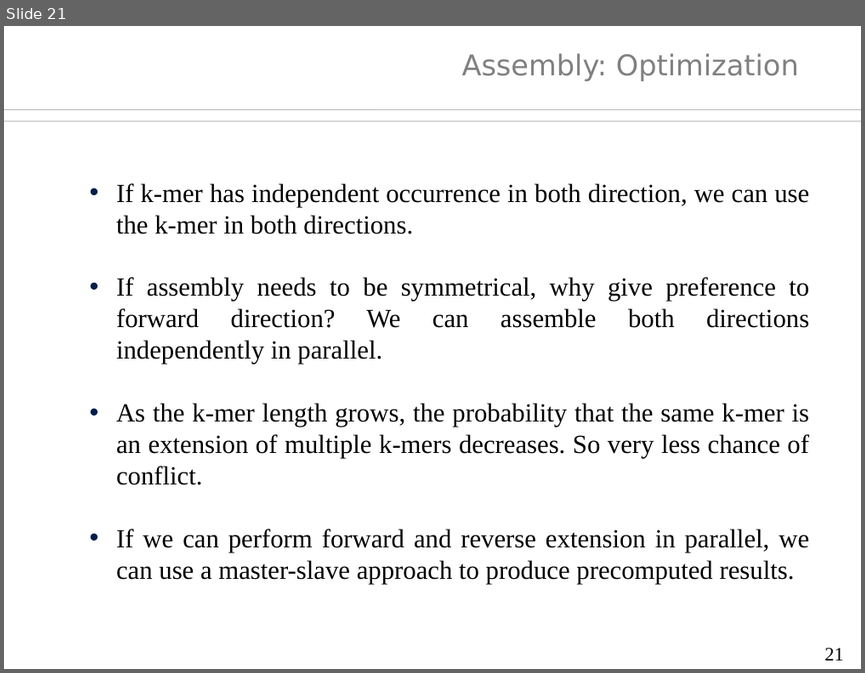
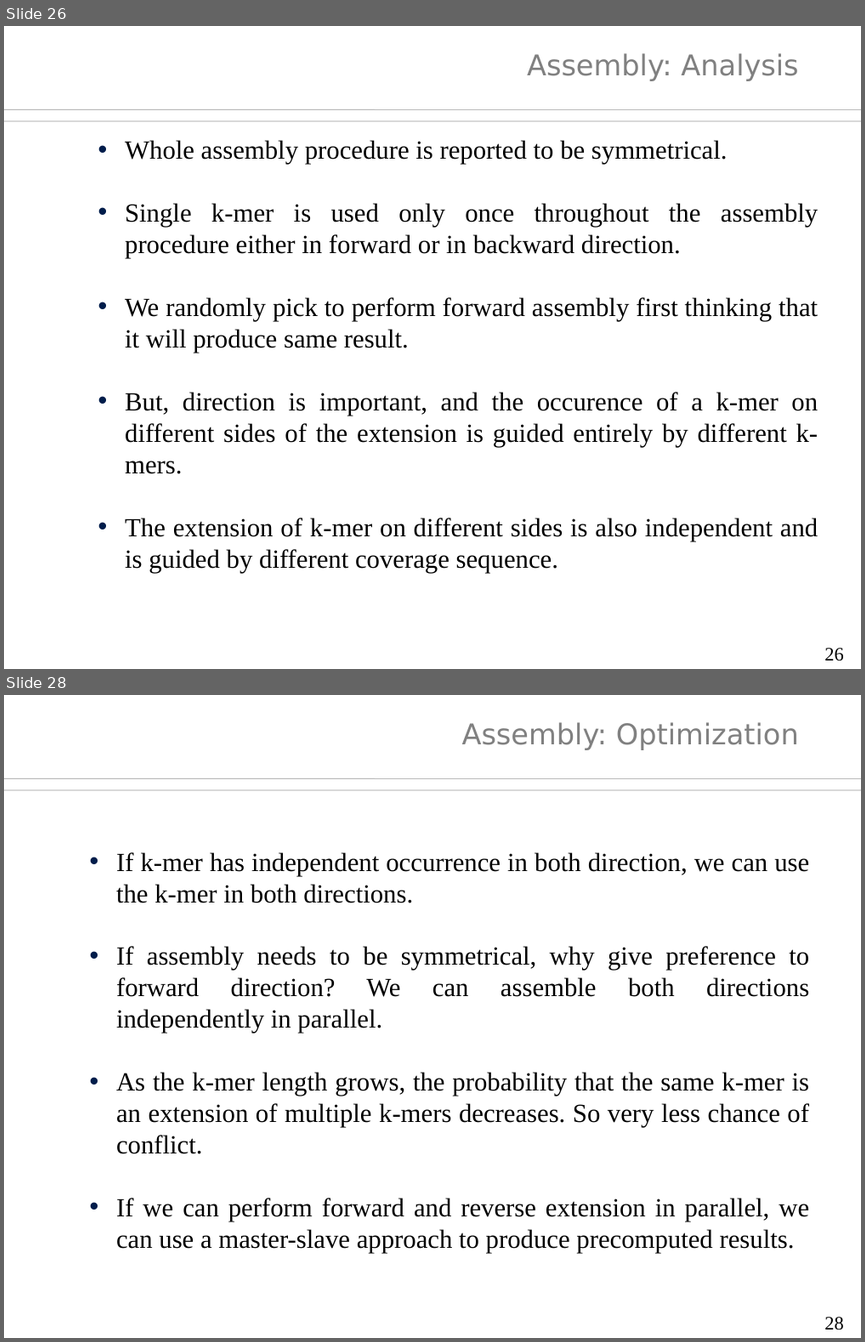
Before and after one commit to sh-ankur/parallel-inchworm, a slide deck: thesis/thesis-ppt.odp. Shown one above the other, each under a label of ours: slide 21 before the commit, slides 26 and 28 after it; the slides between them are not shown. The pictures are 865x673 and 865x1342 pixels, drawn with LibreOffice and Linux fonts; fonts in the diff are those of the drawing; background and template pictures are left out. Boxes give left, top, right and bottom in pixels: in the first picture for what was removed or moved away, otherwise in the second. Text is boxed around its words. In the diff, an @@ line names an element or a change of style, - is before the commit and + after.

```diff
--- a/thesis/thesis-ppt.odp
+++ b/thesis/thesis-ppt.odp
@@ slide 26 added at (x1=4, y1=26, x2=861, y2=669), background #FFFFFF; not listed: 2 template elements that a slide beside it also shows @@
@@ title added at (x1=527, y1=53, x2=798, y2=81), 24 pt, text #808080 @@
+Assembly: Analysis
@@ text added at (x1=125, y1=140, x2=818, y2=573), 22 pt, text #000000 @@
+  • Whole assembly procedure is reported to be symmetrical.
+  • Single k-mer is used only once throughout the assembly procedure either in forward or in backward direction.
+  • We randomly pick to perform forward assembly first thinking that it will produce same result.
+  • But, direction is important, and the occurence of a k-mer on different sides of the extension is guided entirely by different k-mers.
+  • The extension of k-mer on different sides is also independent and is guided by different coverage sequence.
@@ page number added at (x1=824, y1=647, x2=843, y2=661), 16 pt, text #000000 @@
+26
@@ what was slide 21 is now slide 28 @@
@@ page number at (x1=824, y1=1316, x2=843, y2=1330): text changed @@
-21
+28
```
Also in this commit, not shown: 15 slides changed, 16 other slides added, 7 slides removed, 23 other files.
